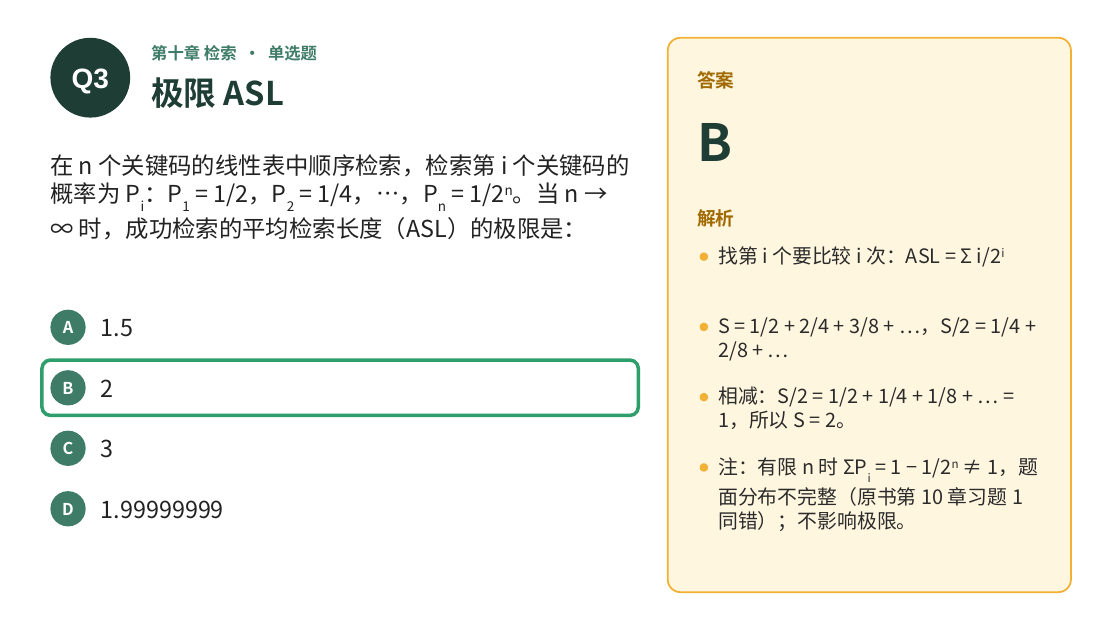
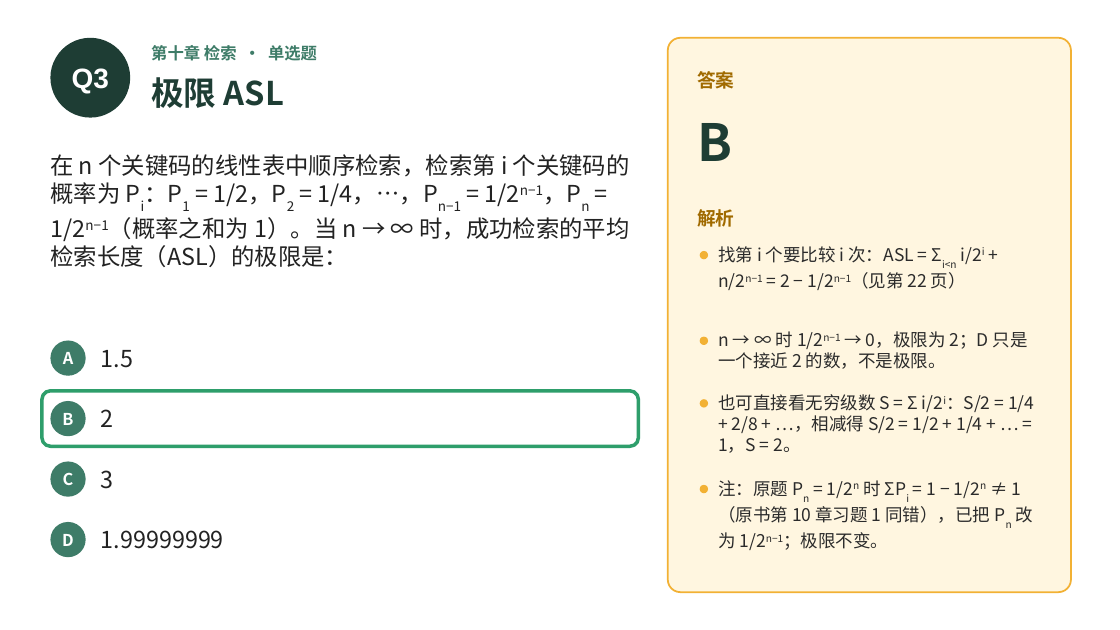
Before and after one commit to GMyhf/2026fall-cs201, a slide deck: slide 16 of courseware/202609_DSA_MOOC_Quiz_CH09-10.pptx. Drawn at 1120x630 pixels with LibreOffice and Linux fonts; fonts in the diff are those of the drawing. Boxes give left, top, right and bottom in pixels: in the first picture for what was removed or moved away, otherwise in the second. Text is boxed around its words. In the diff, an @@ line names an element or a change of style, - is before the commit and + after.

```diff
--- a/courseware/202609_DSA_MOOC_Quiz_CH09-10.pptx
+++ b/courseware/202609_DSA_MOOC_Quiz_CH09-10.pptx
@@ text at (50, 154, 630, 267): text changed @@
-在 n 个关键码的线性表中顺序检索，检索第 i 个关键码的概率为 Pi：P1 = 1/2，P2 = 1/4，…，Pn = 1/2n。当 n → ∞ 时，成功检索的平均检索长度（ASL）的极限是：
+在 n 个关键码的线性表中顺序检索，检索第 i 个关键码的概率为 Pi：P1 = 1/2，P2 = 1/4，…，Pn−1 = 1/2n−1，Pn = 1/2n−1（概率之和为 1）。当 n → ∞ 时，成功检索的平均检索长度（ASL）的极限是：
@@ text at (718, 246, 982, 290): text changed; size 17 to 15 pt @@
-找第 i 个要比较 i 次：ASL = Σ i/2i
+找第 i 个要比较 i 次：ASL = Σi<n i/2i + n/2n−1 = 2 − 1/2n−1（见第 22 页）
@@ ellipse: place and size @@
-ellipse at (700, 323, 708, 331)
+ellipse at (700, 337, 708, 345)
@@ text at (718, 331, 1028, 369): text changed; size 17 to 15 pt @@
-S = 1/2 + 2/4 + 3/8 + …，S/2 = 1/4 + 2/8 + …
+n → ∞ 时 1/2n−1 → 0，极限为 2；D 只是一个接近 2 的数，不是极限。
@@ 8 texts, 4 ellipses, 1 rounded rectangle: place and size @@
-8 texts, 4 ellipses, 1 rounded rectangle at (42, 310, 639, 527)
+8 texts, 4 ellipses, 1 rounded rectangle at (42, 340, 639, 557)
@@ ellipse: place and size @@
-ellipse at (700, 393, 708, 402)
+ellipse at (700, 399, 708, 408)
@@ text at (718, 394, 1034, 453): text changed; size 17 to 15 pt @@
-相减：S/2 = 1/2 + 1/4 + 1/8 + … = 1，所以 S = 2。
+也可直接看无穷级数 S = Σ i/2i：S/2 = 1/4 + 2/8 + …，相减得 S/2 = 1/2 + 1/4 + … = 1，S = 2。
@@ ellipse: place and size @@
-ellipse at (700, 463, 708, 471)
+ellipse at (700, 485, 708, 493)
@@ text at (718, 480, 1033, 550): text changed; size 17 to 15 pt @@
-注：有限 n 时 ΣPi = 1 − 1/2n ≠ 1，题面分布不完整（原书第 10 章习题 1 同错）；不影响极限。
+注：原题 Pn = 1/2n 时 ΣPi = 1 − 1/2n ≠ 1（原书第 10 章习题 1 同错），已把 Pn 改为 1/2n−1；极限不变。
```
Also in this commit, not shown: 1 other slide changed, 3 other files.
